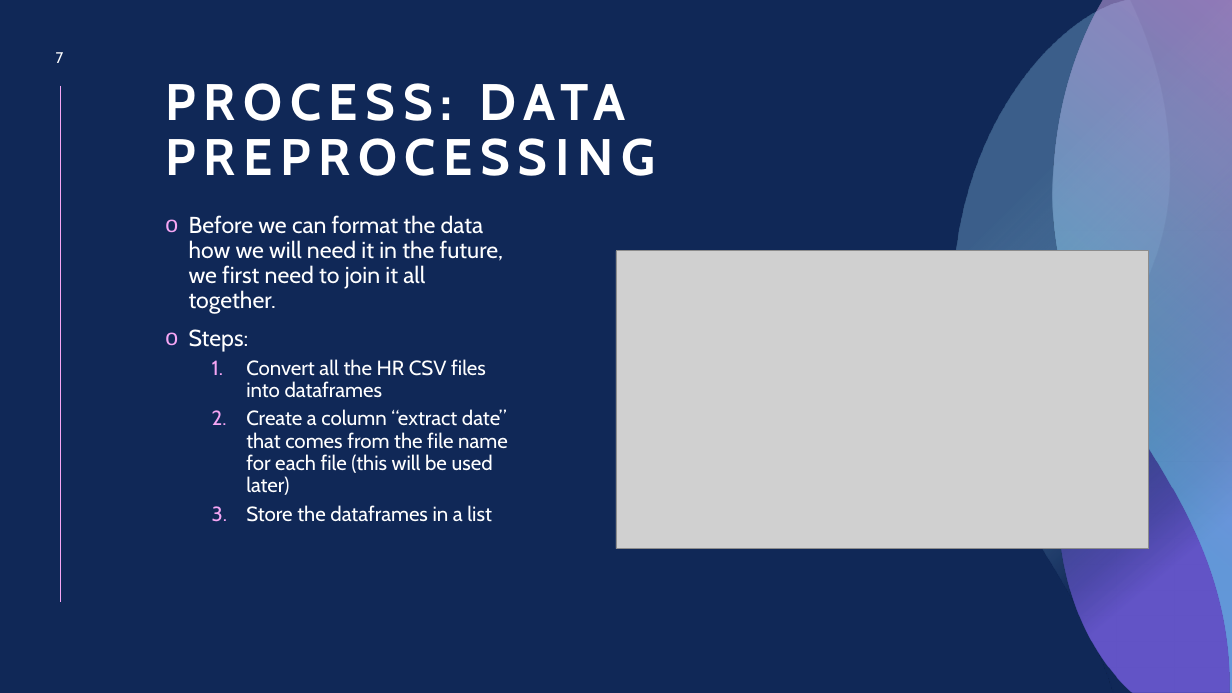
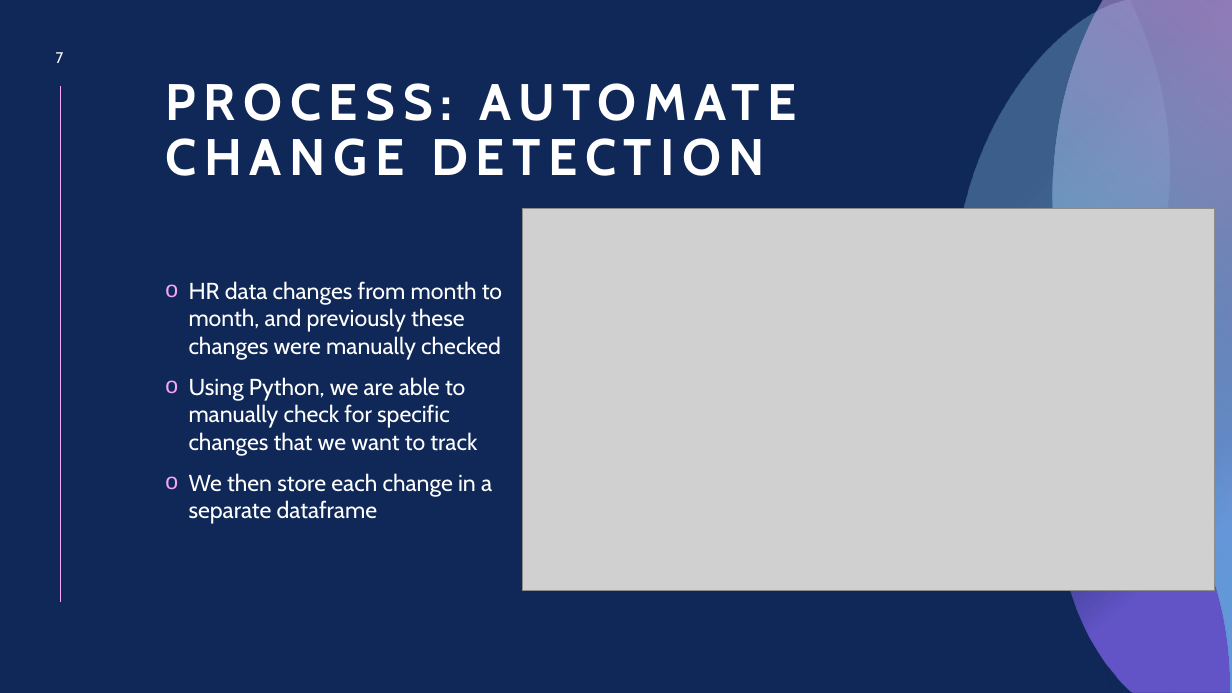
Before and after one commit to sethbeckett/stat5940-tutorial2, a slide deck: slide 7 of Tutorial 2 Presentation.pptx. Drawn at 1232x693 pixels with LibreOffice and Linux fonts; fonts in the diff are those of the drawing; grey boxes stand for pictures. Boxes give left, top, right and bottom in pixels: in the first picture for what was removed or moved away, otherwise in the second. Text is boxed around its words. In the diff, an @@ line names an element or a change of style, - is before the commit and + after.

```diff
--- a/Tutorial 2 Presentation.pptx
+++ b/Tutorial 2 Presentation.pptx
@@ title at <box>165,138,765,176</box>: text changed @@
-PROCESS: DATA PREPROCESSING
+PROCESS: AUTOMATE CHANGE DETECTION
@@ text "HR data changes from month ..." at <box>189,281,502,524</box>: vertical alignment top to middle @@
@@ picture: place and size @@
-picture at <box>616,251,1150,549</box>
+picture at <box>522,209,1214,591</box>
@@ text at <box>189,281,502,524</box>: text changed; size 16 to 18 pt @@
-o Before we can format the data how we will need it in the future, we first need to join it all together.
-o Steps:
-  1. Convert all the HR CSV files into dataframes
-  2. Create a column “extract date” that comes from the file name for each file (this will be used later)
-  3. Store the dataframes in a list
+o HR data changes from month to month, and previously these changes were manually checked
+o Using Python, we are able to manually check for specific changes that we want to track
+o We then store each change in a separate dataframe
```
Also in this commit, not shown: 5 other slides changed, 1 slide added, 2 other files.
